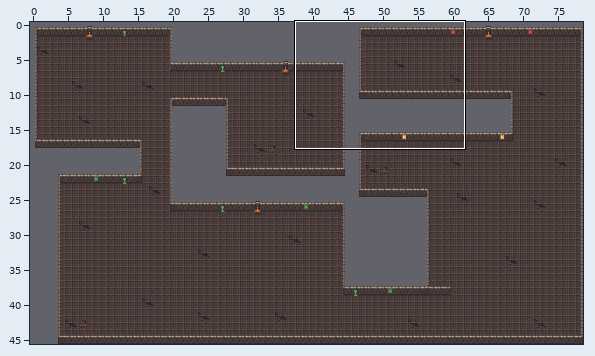
A Tiled map gets an edit: resources/dungeon-01.tmx. Above: a wide view before the commit, with the close-up outlined.
Close-up. Old version:
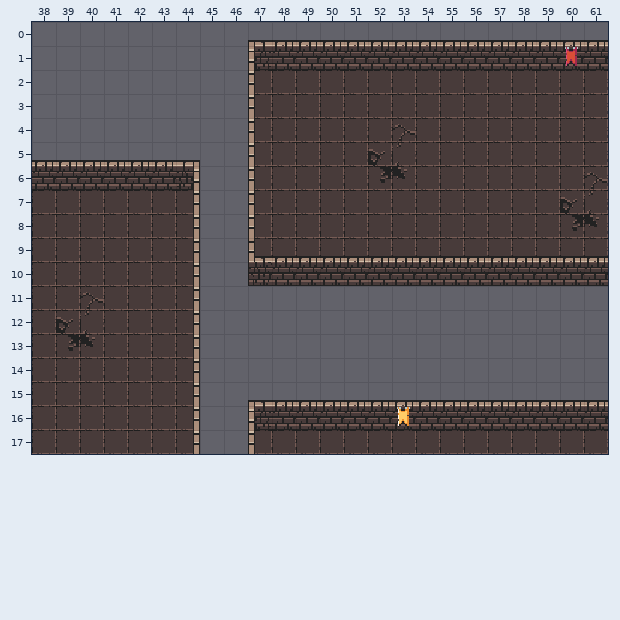
Cells are 16x16 px. Shown: x 38..61, y 0..17. The commit also changed other parts of the map, which this record leaves out.
After:
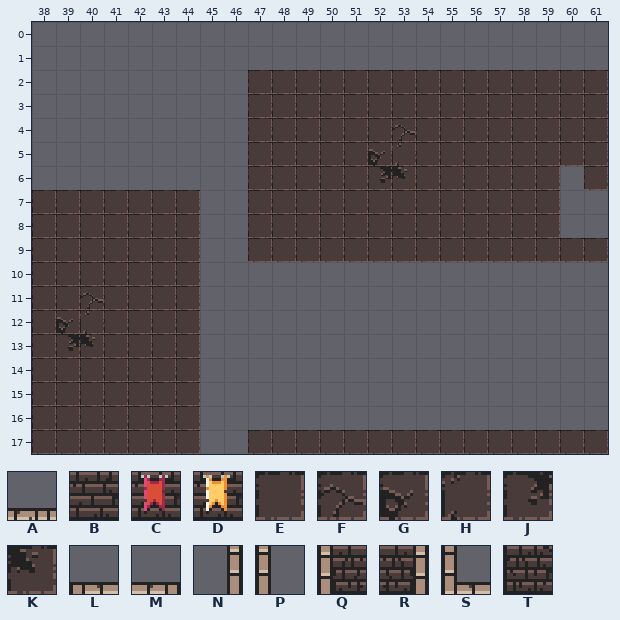
Key: from "dungeon": A 2, B 34, C 65, D 98, E 129, F 130, G 161, H 162, J 193, K 194, L 226, M 227, N 256, P 257, Q 258, R 259, S 290, T 322.
_ is an empty cell.
Changes in this commit:
Layer "Walls" (now hidden):
y 0: x 47..61 LAAAAAAAAAAAAAA -> _______________
y 1: x 47..61 QBBBBBBBBBBBBCB -> _______________
y 2..4: x 47 P -> _
y 5: x 38..44 AAAAAAM -> _______; x 47 P -> _
y 6: x 38..44 BBBBBBR -> _______; x 47 P -> _; x 60..61 EF -> __
y 7: x 44 N -> _; x 47 P -> _; x 60..61 GH -> __
y 8: x 44 N -> _; x 47 P -> _; x 60..61 JK -> __
y 9: x 44 N -> _; x 47..61 SAAAAAAAAAAAAAA -> _______________
y 10: x 44 N -> _; x 47..61 TBBBBBBBBBBBBBB -> _______________
y 11..14: x 44 N -> _
y 15: x 44 N -> _; x 47..61 LAAAAAAAAAAAAAA -> _______________
y 16: x 44 N -> _; x 47..61 QBBBBBDBBBBBBBB -> _______________
y 17: x 44 N -> _; x 47 P -> _
